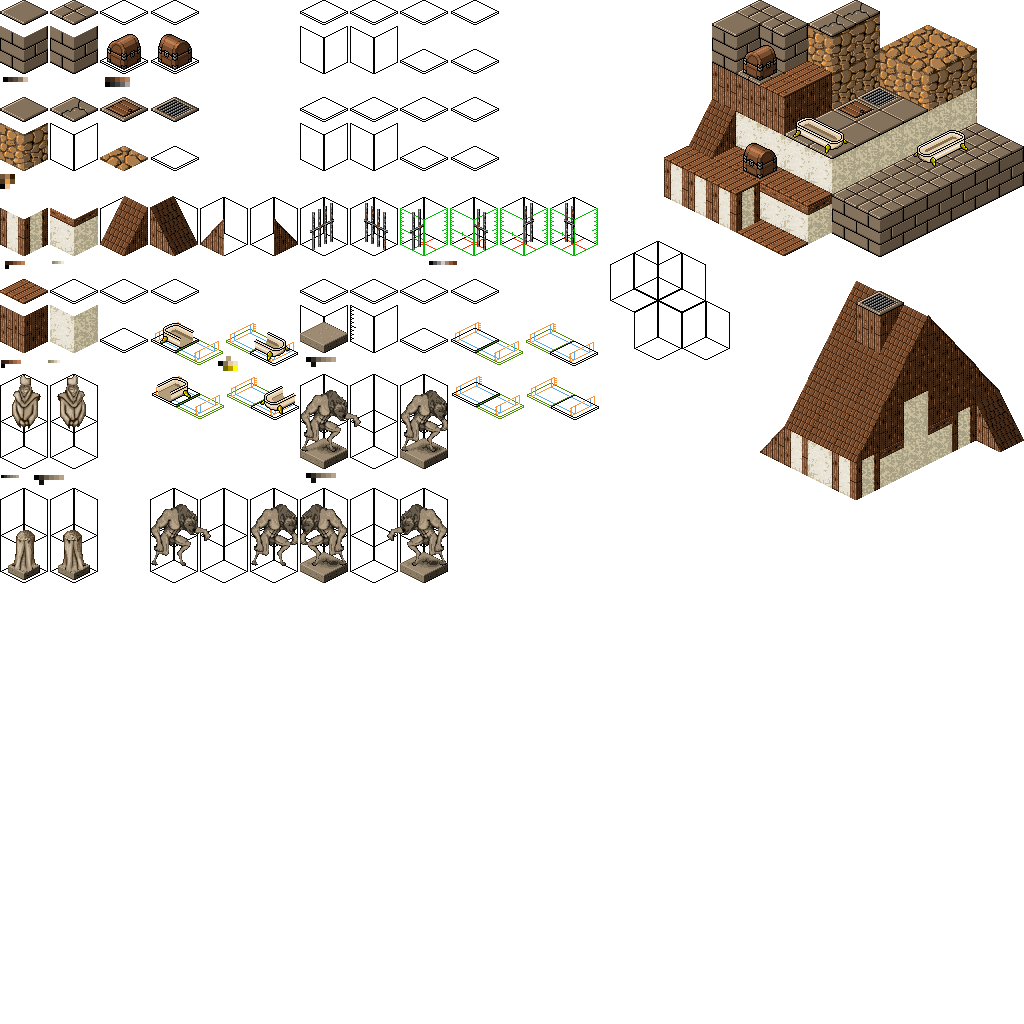
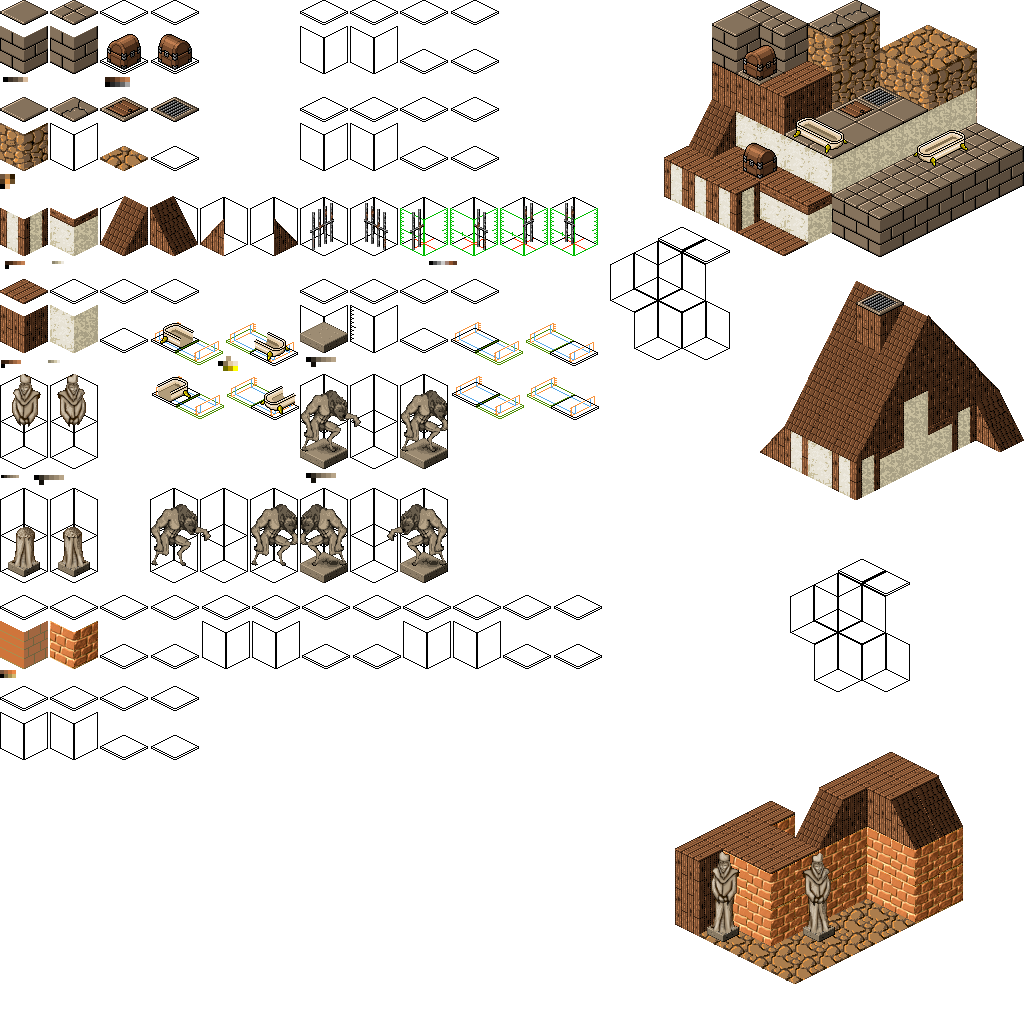
Two versions of the same layered image (w=1024, h=1024). Layer-by-layer changes:
added layer "Layer 42(pasted)" above "testing3" over <box>384,559,963,984</box>
added layer "testing3" above "sprites" over <box>245,559,963,984</box>
painted on "sprites" over <box>0,227,963,912</box>
added layer "Layer 28(pasted)" above "patters" over <box>675,559,963,864</box>
painted on "patters" over <box>0,227,896,896</box>
